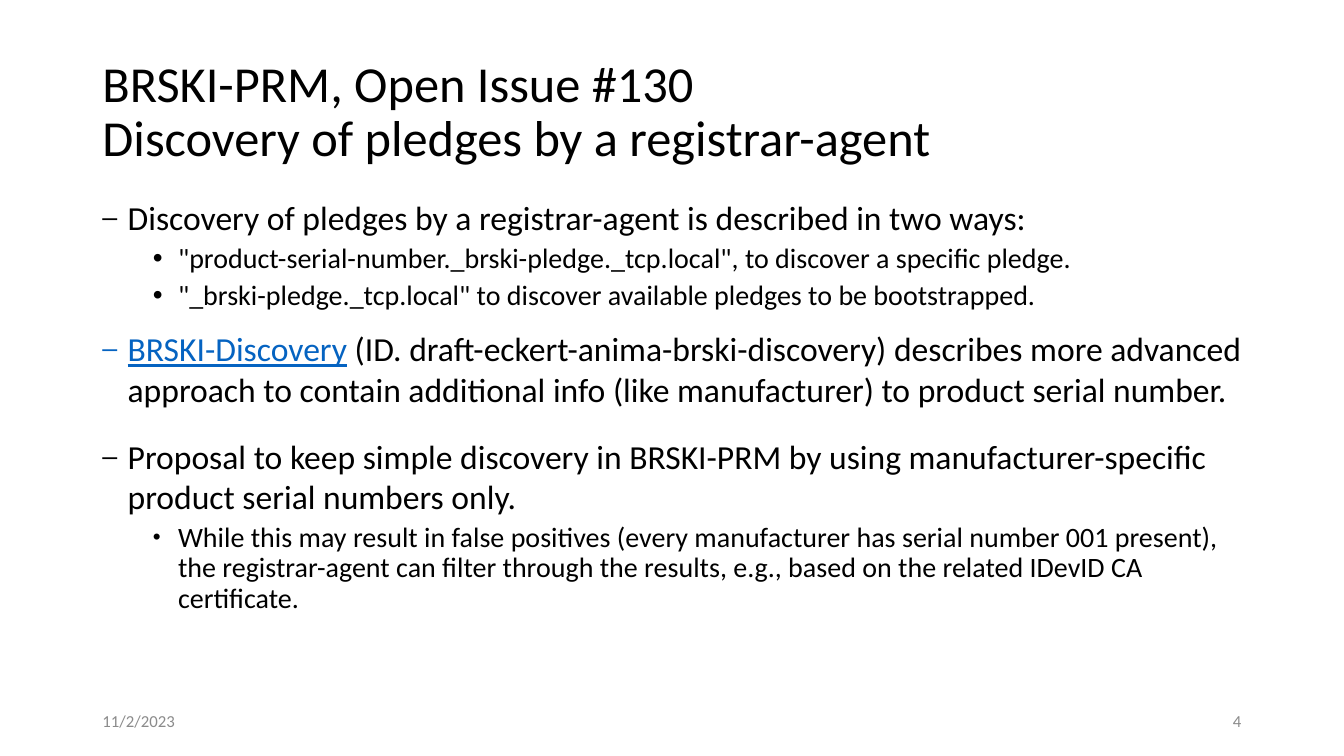
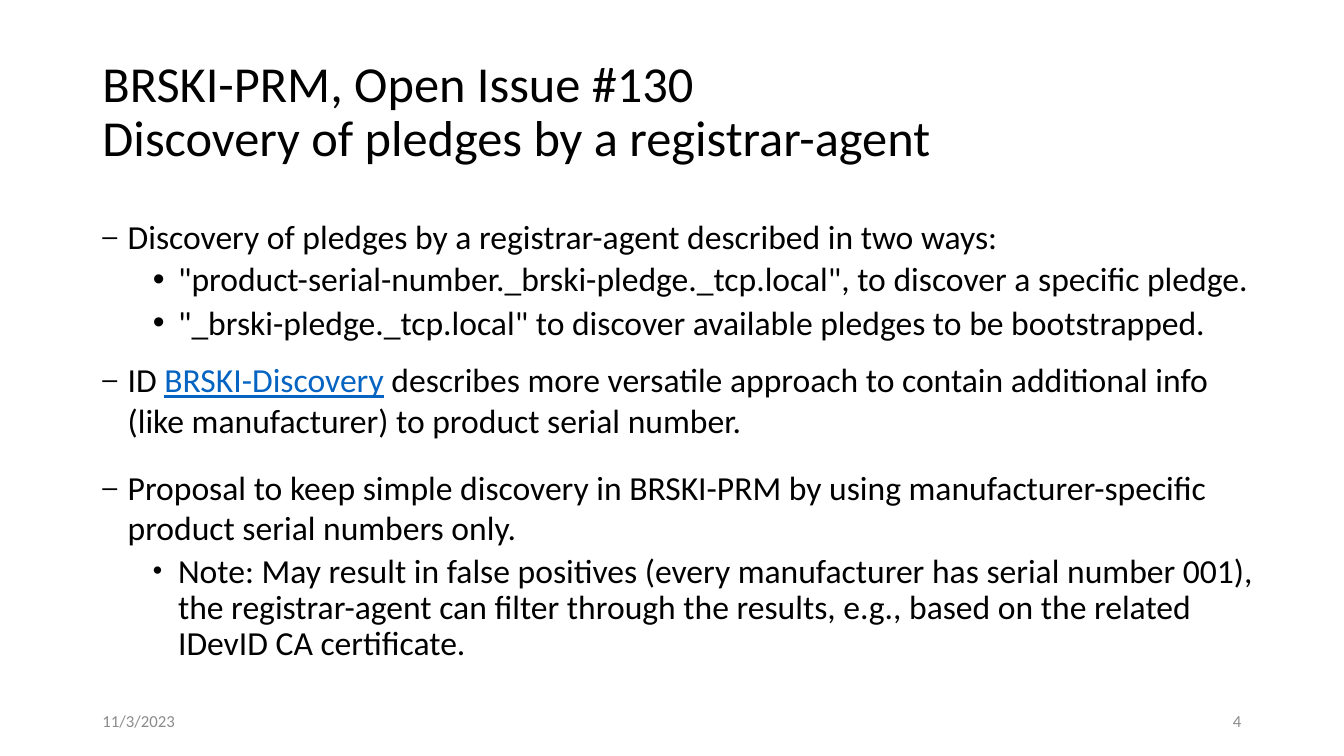
Before and after one commit to anima-wg/anima-brski-prm, a slide deck: slide 4 of presentations/slides-118-anima-update-brski-with-pledge-in-responder-mode-brski-prm.pptx. Drawn at 1344x756 pixels with LibreOffice and Linux fonts; fonts in the diff are those of the drawing. Boxes give left, top, right and bottom in pixels: in the first picture for what was removed or moved away, otherwise in the second. Text is boxed around its words. In the diff, an @@ line names an element or a change of style, - is before the commit and + after.

Commit message:
shortened text

```diff
--- a/presentations/slides-118-anima-update-brski-with-pledge-in-responder-mode-brski-prm.pptx
+++ b/presentations/slides-118-anima-update-brski-with-pledge-in-responder-mode-brski-prm.pptx
@@ text "Discovery of pledges by a ...": place and size @@
-text "Discovery of pledges by a ..." at box(128, 206, 1241, 609)
+text "Discovery of pledges by a ..." at box(128, 225, 1253, 656)
@@ text at box(128, 225, 997, 255): text changed @@
-– Discovery of pledges by a registrar-agent is described in two ways:
+– Discovery of pledges by a registrar-agent described in two ways:
@@ text at box(178, 267, 1247, 341): size 20 to 24 pt in ""product-serial-number._brski-pledge._tcp.local", to discove ...", ""_brski-pledge._tcp.local" to discover available pledges to  ..." @@
@@ text at box(128, 368, 1207, 439): text changed @@
-– BRSKI-Discovery (ID. draft-eckert-anima-brski-discovery) describes more advanced approach to contain additional info (like manufacturer) to product serial number.
+– ID BRSKI-Discovery describes more versatile approach to contain additional info (like manufacturer) to product serial number.
@@ text at box(178, 558, 1253, 656): text changed; size 20 to 24 pt @@
-  • While this may result in false positives (every manufacturer has serial number 001 present), the registrar-agent can filter through the results, e.g., based on the related IDevID CA certificate.
+  • Note: May result in false positives (every manufacturer has serial number 001), the registrar-agent can filter through the results, e.g., based on the related IDevID CA certificate.
@@ text at box(102, 715, 174, 728): text changed @@
-11/2/2023
+11/3/2023
```
Also in this commit, not shown: 3 other slides changed.
